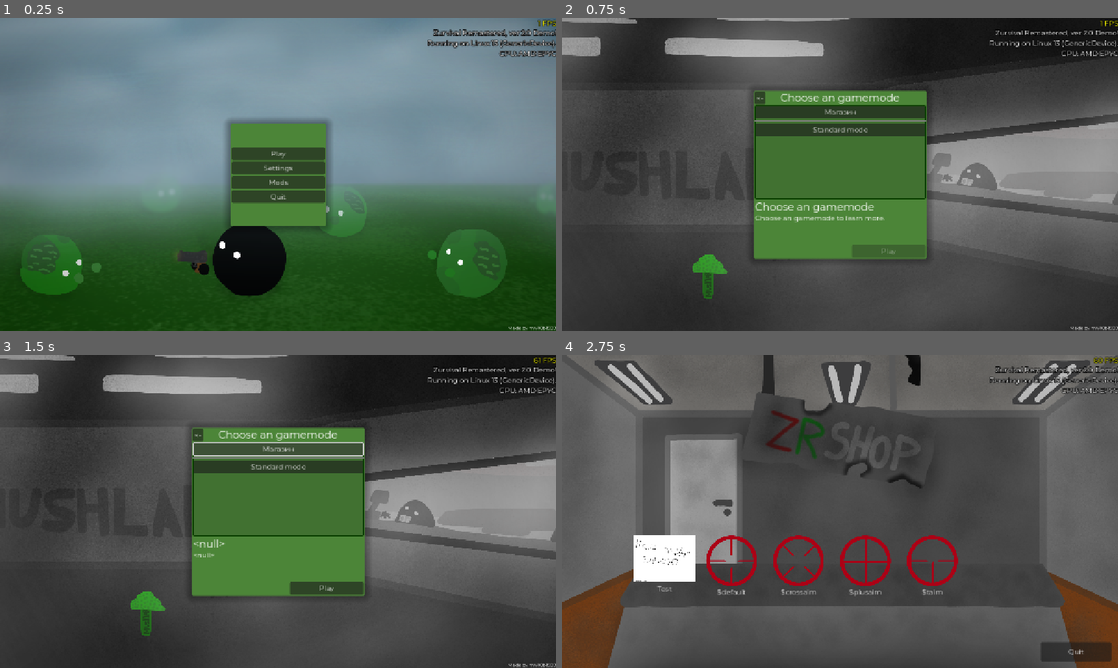
Above: before the commit, frames 1-4 (two rows, left to right).
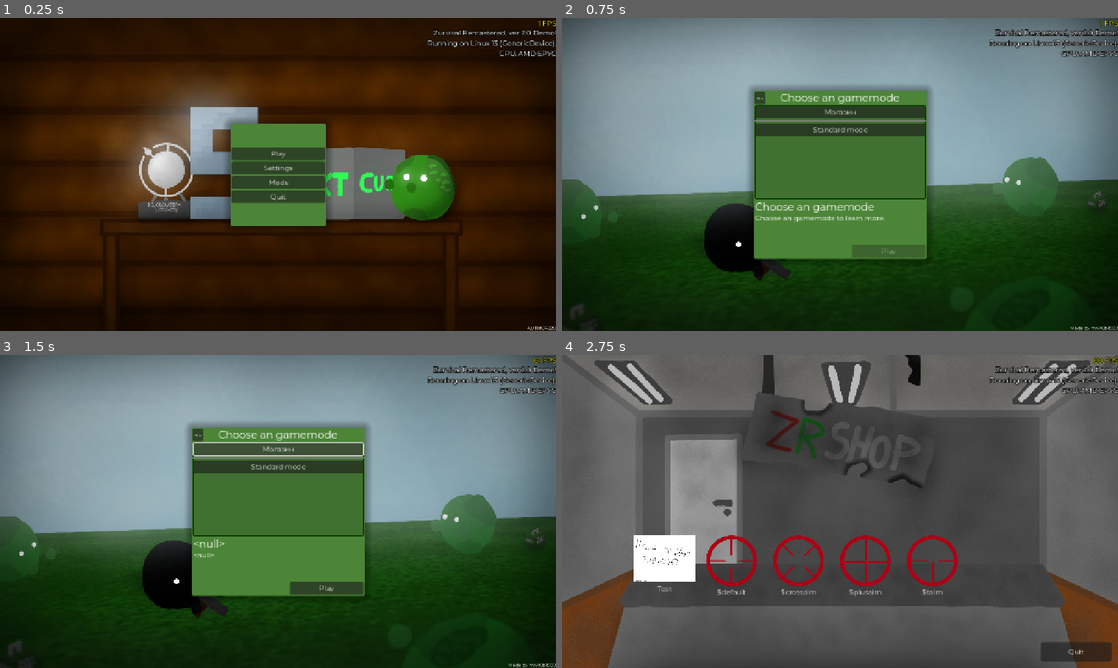
Above: after the commit, the same moments.

Repository: klodskateam/zurvival-remastered
Game: Godot game, scene res://menu.tscn
The game is run twice, just before and just after one commit, with the same random seed, the same clock (stepped at 60 frames per second) and the same inputs.
Inputs:
- Up to frame 1 (0.25 s): no input
- Up to frame 2 (0.75 s): click "Play" at 0.5 s
- Up to frame 3 (1.5 s): click "Магазин" at 1.25 s
- Up to frame 4 (2.75 s): click "Play" at 2 s

The runs differ from the first frame. In frame 1, 92% of the frame differs, in the area x 0-100%, y 0-100%; in frame 2, 80%; in frame 3, 80%; in frame 4, nothing differs.
Error in both runs: Invalid type in function 'set_locale' in base 'TranslationServer'. Cannot convert argument 1 from Nil to String. (res://global.gd:24)

Commit message:
надо больше обоев!

Diff:
--- a/background.gd
+++ b/background.gd
@@ -29,11 +29,15 @@
 	"mw10b1909"
 ]
 const BG8 = [
-	preload("res://bgs/2.png"),
+	preload("res://bgs/8.png"),
+	"mw10b1909"
+]
+const BG9 = [
+	preload("res://bgs/9.png"),
 	"mw10b1909"
 ]
 
-const images = 8
+const images = 9
 # Called when the node enters the scene tree for the first time.
 func _ready() -> void:
 	if randi_range(1, images) == 1:
@@ -60,7 +64,9 @@
 	if randi_range(1, images) == 8:
 			texture = BG8[0]
 			$Label.text = tr("$createdby") + " " + BG8[1]
-
+	if randi_range(1, images) == 9:
+			texture = BG9[0]
+			$Label.text = tr("$createdby") + " " + BG9[1]
 
 
 
Binary file added: bgs/8.png
Not shown, added: bgs/8.png.import
Binary file added: bgs/9.png
Not shown, added: bgs/9.png.import
